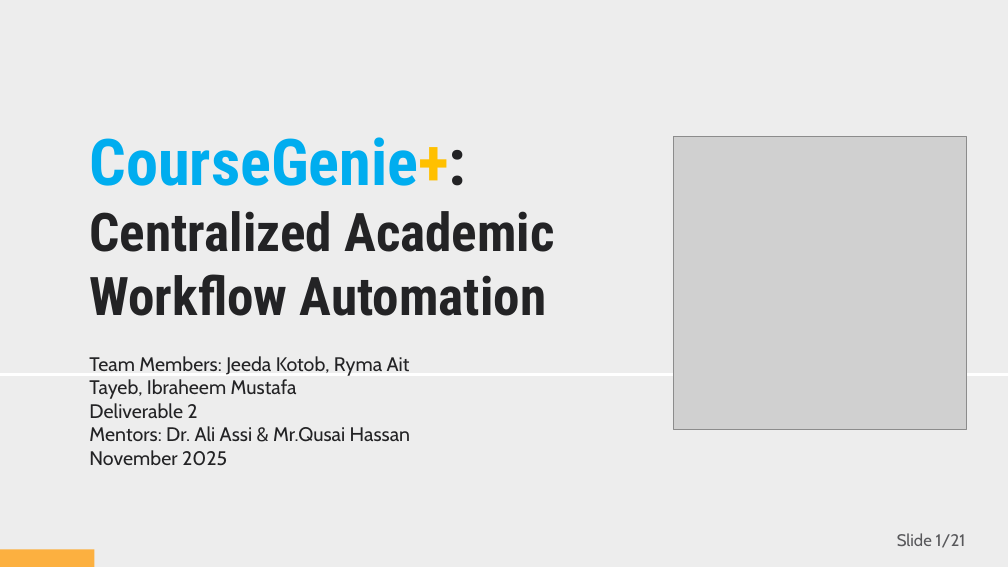
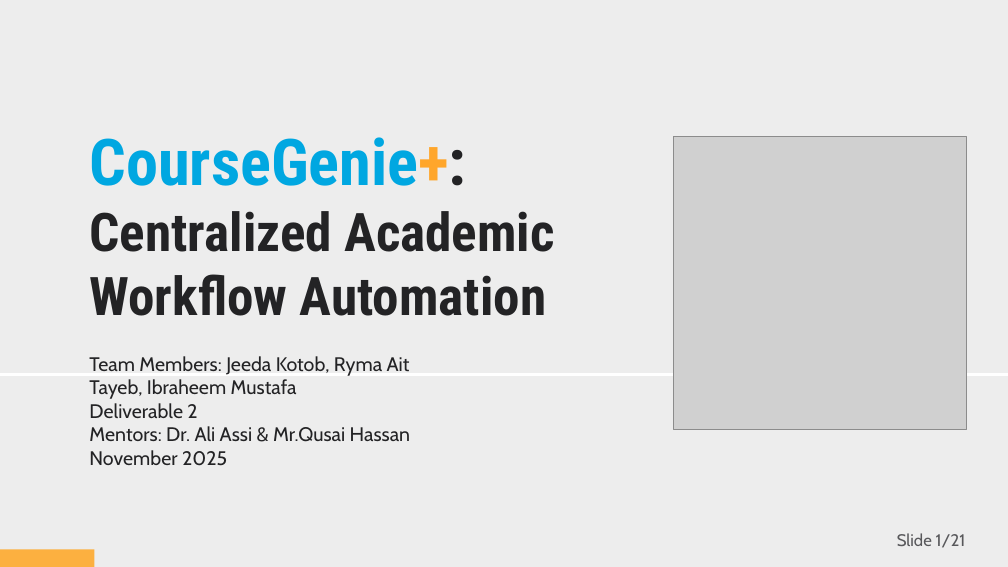
Before and after one commit to JeedaKotob/courseGenie, a slide deck: slide 1 of Deliverable3/Deliverable2_PPT_CourseGenie+.pptx. Drawn at 1008x567 pixels with LibreOffice and Linux fonts; fonts in the diff are those of the drawing; grey boxes stand for pictures; background and template pictures are left out. Boxes give left, top, right and bottom in pixels: in the first picture for what was removed or moved away, otherwise in the second. Text is boxed around its words. In the diff, an @@ line names an element or a change of style, - is before the commit and + after.

```diff
--- a/Deliverable3/Deliverable2_PPT_CourseGenie+.pptx
+++ b/Deliverable3/Deliverable2_PPT_CourseGenie+.pptx
@@ title "CourseGenie+: Centralized Academic Workflow Automation" at bbox=[89, 137, 554, 316]: text colour #00ADEF to #00A7E1, text colour #FFC000 to #FFA62B in "CourseGenie+:" @@
```
Also in this commit, not shown: 14 other slides changed, 22 other files.
